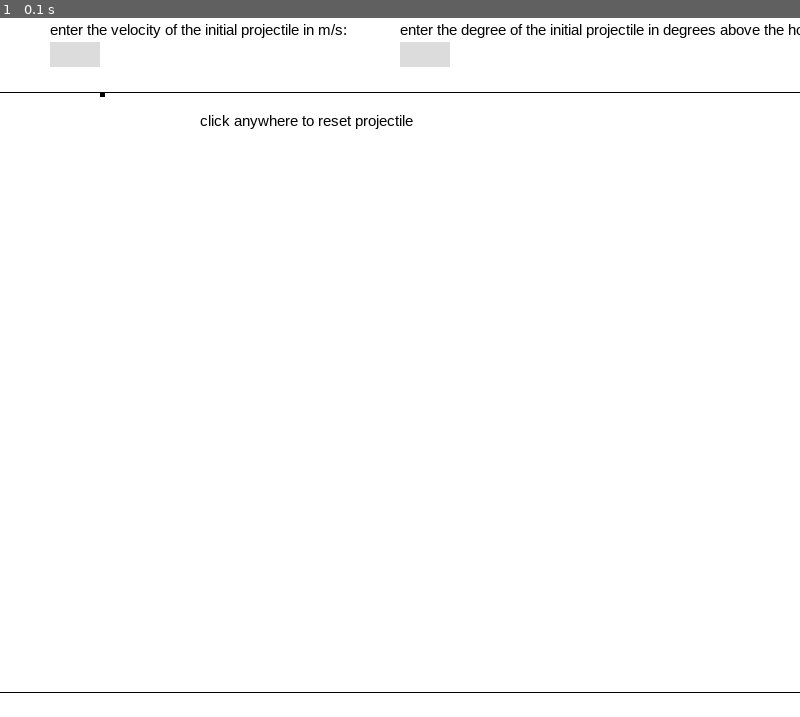
Above: before the commit, frame 1.
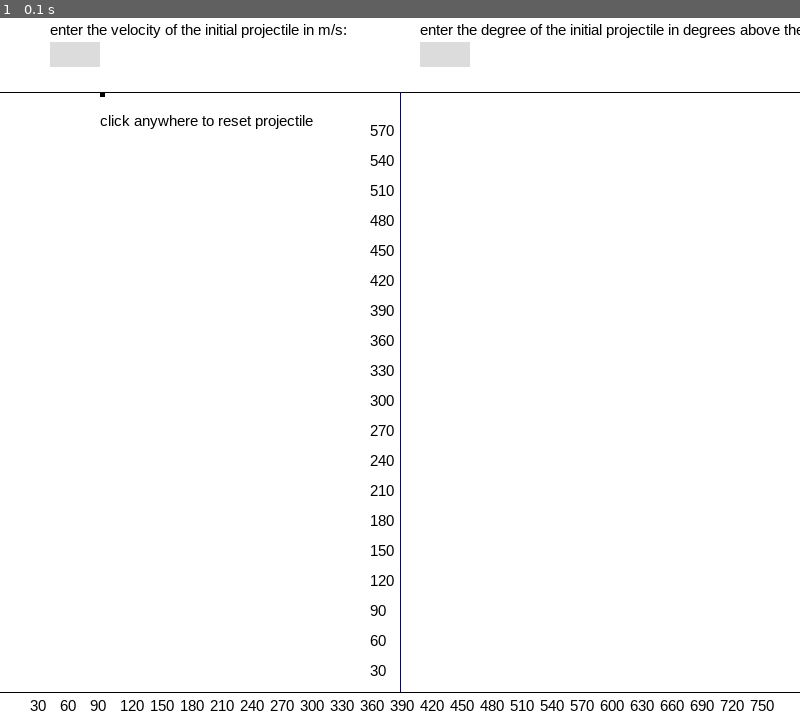
Above: after the commit, the same moment.

Repository: billzyc/2D-Physics-Simulations
Game: pygame game, started from kinematics-simulation/main.py
Two runs of this game, one before a commit and one after it. Both use one fixed random seed, a clock stepped at 60 frames per second and the inputs below.
Inputs:
- Up to frame 1 (0.1 s): no input

The runs differ from the first frame. In frame 1, 2.1% of the frame differs, in the area x 3-100%, y 0-100%.

Commit message:
kinematics-simulation: add grid

Diff:
--- a/kinematics-simulation/main.py
+++ b/kinematics-simulation/main.py
@@ -3,7 +3,7 @@
 
 from projectile import Projectile
 from grid import Grid
-from pygame_util_library import InputBox
+from pygame_util_library import InputBox, TextBox
 import window_info as windowInfo
 
 environment = {
@@ -18,14 +18,26 @@
   root = math.sqrt(b**2 - 4 * a * c);
   return abs((-b - root) / (2 * a));
 
+def drawGrid():
+  gridGapLength = 30
+  #x-axis
+  pygame.draw.line(win, (0,0,150), (windowInfo.width/2, windowInfo.groundHeight),(windowInfo.width/2, windowInfo.inputHeight))
+  for i in range( windowInfo.inputHeight + gridGapLength, windowInfo.groundHeight, gridGapLength):
+    yLabel = TextBox(windowInfo.width/2 - gridGapLength, i, 5, 5, str((i - windowInfo.groundHeight) * -1), 5)
+    yLabel.draw(win)
+  #y-axis
+  pygame.draw.line(win, (0,0,0), (0, windowInfo.groundHeight),(windowInfo.width,windowInfo.groundHeight))
+  for i in range( gridGapLength, windowInfo.width - gridGapLength, gridGapLength):
+    xLabel = TextBox(i, windowInfo.groundHeight + 5, 5, 5, str(i), 5)
+    xLabel.draw(win)
+
 def drawGameWindow():
   win.fill((255,255,255))
   for i in range(len(location.y)):
     pygame.draw.rect(win, (0, 0, 0), (location.x[i], location.y[i] + projectile.width / 2, 1, 1))
-  instructions = font.render("click anywhere to reset projectile", 1, (0,0,0))
-  win.blit(instructions, (200, windowInfo.inputHeight + 20))
+  win.blit(instructions, (100, windowInfo.inputHeight + 20))
   pygame.draw.line(win, (0,0,0), (0, windowInfo.inputHeight),(windowInfo.width,windowInfo.inputHeight))
-  pygame.draw.line(win, (0,0,0), (0, windowInfo.groundHeight),(windowInfo.width,windowInfo.groundHeight))
+  drawGrid()
   pygame.draw.rect(win, (0, 0, 0), (location.getCurrentX(), location.getCurrentY(), projectile.width, projectile.width))
   velocityInput.draw(win)
   angleInput.draw(win)
@@ -35,10 +47,11 @@
 
 pygame.init()
 font = pygame.font.SysFont('arial', 15)
+instructions = font.render("click anywhere to reset projectile", 1, (0,0,0))
 
 #enviroment setup
 velocityInput = InputBox(50, 50, 50, 25, 'enter the velocity of the initial projectile in m/s:', 20, (220,220,220))
-angleInput = InputBox(windowInfo.width/2, 50, 50, 25, 'enter the degree of the initial projectile in degrees above the horizon: ', 20, (220,220,220))
+angleInput = InputBox(windowInfo.width/2 + 20, 50, 50, 25, 'enter the degree of the initial projectile in degrees above the horizon: ', 20, (220,220,220))
 projectile = Projectile(5)
 location = Grid()
 accumulatedTime = 0
